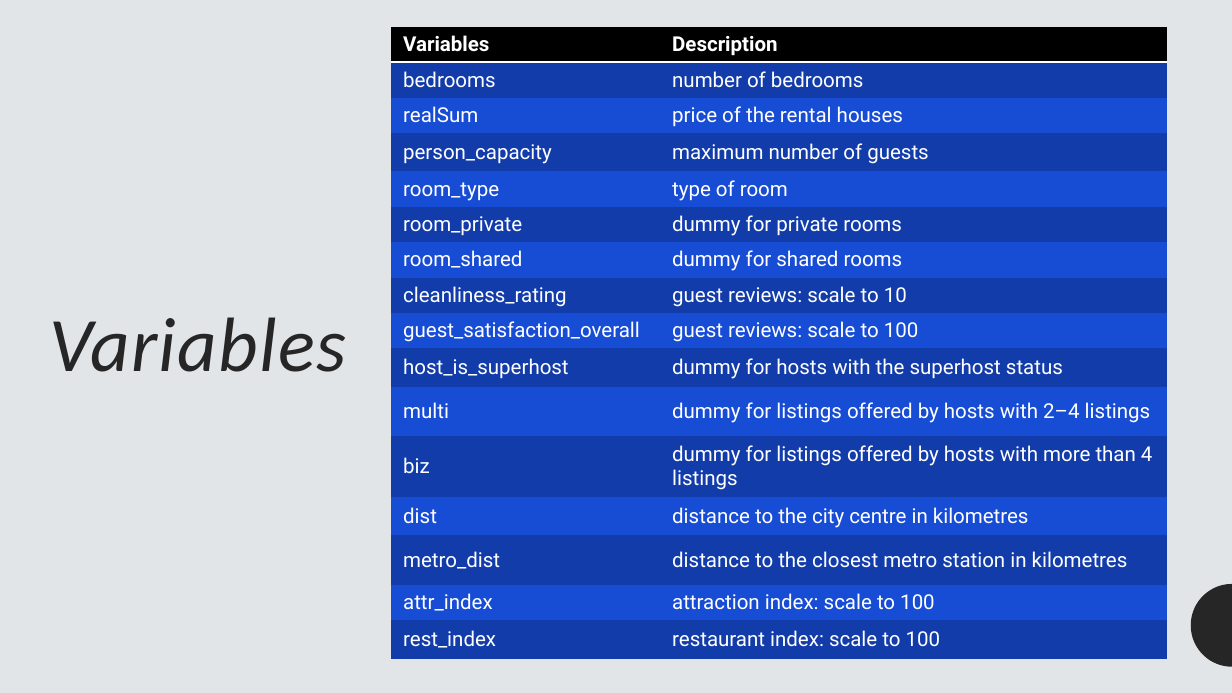
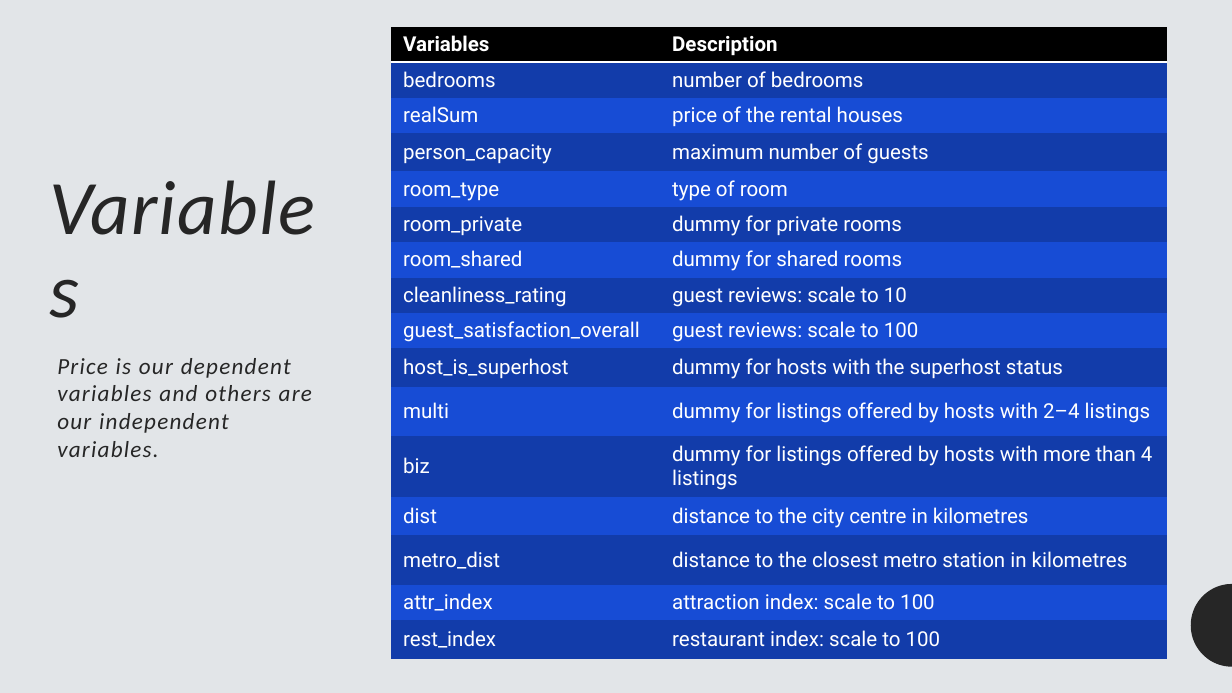
Before and after one commit to akhatamibellevue/DSC530_final_project, a slide deck: slide 3 of Airbnb prices analysis powerpoint.pptx. Drawn at 1232x693 pixels with LibreOffice and Linux fonts; fonts in the diff are those of the drawing. Boxes give left, top, right and bottom in pixels: in the first picture for what was removed or moved away, otherwise in the second. Text is boxed around its words. In the diff, an @@ line names an element or a change of style, - is before the commit and + after.

```diff
--- a/Airbnb prices analysis powerpoint.pptx
+++ b/Airbnb prices analysis powerpoint.pptx
@@ title "Variables" rewrapped from [49, 317, 346, 372] to [57, 441, 159, 457] @@
@@ text added at [57, 358, 312, 433], 18 pt, text #262626, italic @@
+Price is our dependent variables and others are our independent variables.
```
Also in this commit, not shown: 2 other slides changed, 13 slides added, 1 other file.
